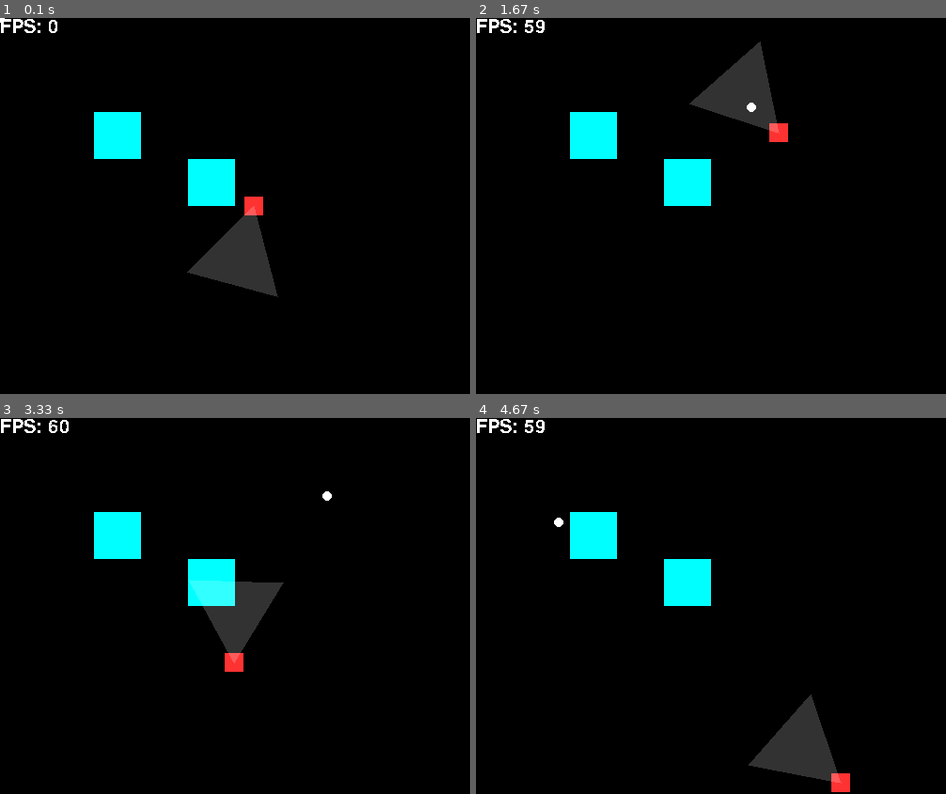
Above: before the commit, frames 1-4 (two rows, left to right).
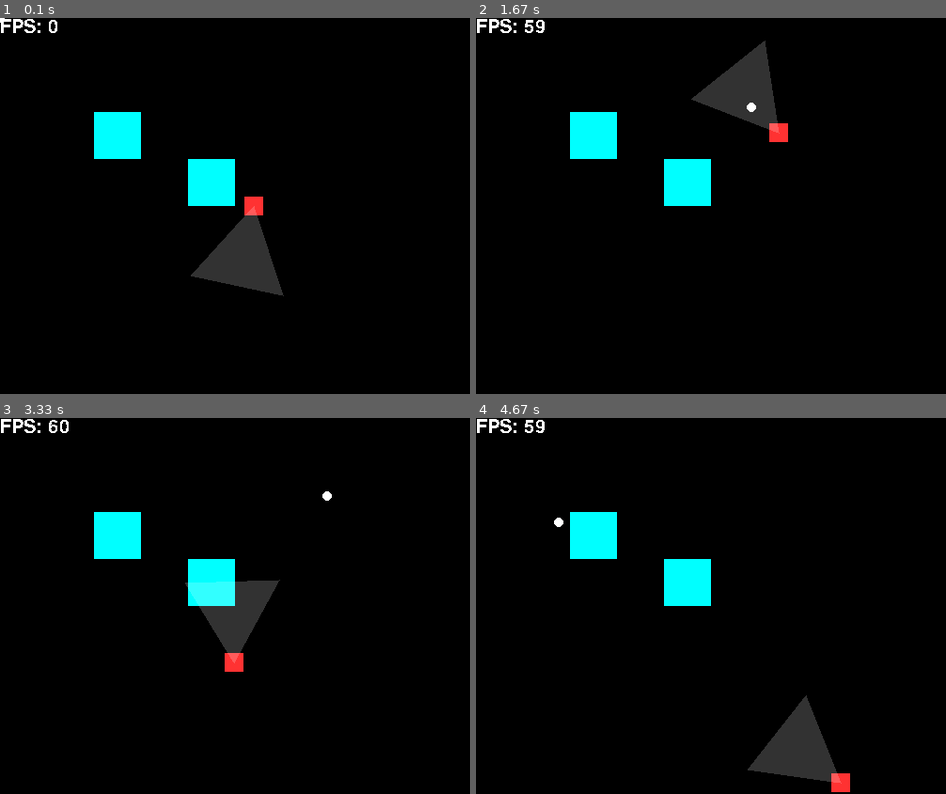
Above: after the commit, the same moments.

Repository: slalomsquid/2DShooter
Game: pygame game, started from main.py
Two runs of this game, one before a commit and one after it. Both use one fixed random seed, a clock stepped at 60 frames per second and the inputs below.
Inputs (mouse positions are in pixels of both pictures, inside the frame that each line leads up to):
- Up to frame 1 (0.1 s): no input
- Up to frame 2 (1.67 s): hold Right 0.33-0.8 s; move the mouse to (692, 221) at 0.37 s; hold Up 0.83-1.13 s; move the mouse to (753, 115) at 0.87 s; hold Right 1.17-1.63 s; move the mouse to (753, 108) at 1.2 s
- Up to frame 3 (3.33 s): hold Left 1.67-2.2 s; move the mouse to (126, 530) at 1.7 s; hold Down 2.23-2.53 s; move the mouse to (136, 545) at 2.27 s; hold Left 2.57-2.97 s; move the mouse to (75, 568) at 2.6 s; hold Up from 3 s (still down); move the mouse to (329, 496) at 3.03 s
- Up to frame 4 (4.67 s): release Up at 3.37 s; hold Right 3.4-4.03 s; move the mouse to (805, 583) at 3.43 s; hold Down 4.07-4.43 s; move the mouse to (598, 748) at 4.1 s; hold Left from 4.47 s (still down); move the mouse to (560, 523) at 4.5 s

The runs differ from the first frame. In frame 1, 0.3% of the frame differs, in the area x 39-61%, y 50-75%; in frame 2, 0.3%; in frame 3, 0.3%; in frame 4, 0.3%.

Commit message:
Added player move check and process func

Diff:
--- a/main.py
+++ b/main.py
@@ -42,6 +42,11 @@
 
         delta_time = clock.tick(FPS) / 1000.0
 
+        # Pre frame logic
+
+        old_x, old_y = player.x, player.y
+        player_moved = False
+
         # Event handling
 
         for event in pygame.event.get():
@@ -52,6 +57,7 @@
                 case pygame.MOUSEMOTION:
                     mouse_pos = event.pos
                     mouse_rel = event.rel
+                    player.handle_mouse(mouse_pos, mouse_rel, delta_time)
                 # case pygame.KEYDOWN:
                 #     if event.key in keybinds.exit:
                 #         running = False
@@ -87,28 +93,29 @@
         if any(keys[k] for k in keybinds.right):
             held_actions.append("right")
 
-        if "exit" in held_actions:
-            running = False
+        if held_actions:
+            if "exit" in held_actions:
+                running = False
 
-        old_x, old_y = player.x, player.y
 
-        player.handle_held(held_actions, delta_time)
+            player_moved = player.handle_held(held_actions, delta_time)
 
-        player.handle_mouse(mouse_pos, mouse_rel, delta_time)
+        # Frame process logic
 
         # Move collision from individual classes
         for block in blocks:
-            if player.x + player.size_x//2 > block.x and player.x - player.size_x//2 < block.x + block.size_x and player.y + player.size_y//2 > block.y and player.y - player.size_y//2 < block.y + block.size_y:
-                player.x, player.y = old_x, old_y
-                break
-
-        # Frame process logic
+            if player_moved:
+                if player.x + player.size_x//2 > block.x and player.x - player.size_x//2 < block.x + block.size_x and player.y + player.size_y//2 > block.y and player.y - player.size_y//2 < block.y + block.size_y:
+                    player.x, player.y = old_x, old_y
+                    break
 
         view_left = player.rotation - 30
         view_right = player.rotation + 30
 
         view_left_direction = angle_to_vector(view_left)
         view_right_direction = angle_to_vector(view_right)
+
+        player.process(mouse_pos, mouse_rel, delta_time)
 
         # Render logic
 
--- a/player.py
+++ b/player.py
@@ -18,21 +18,33 @@
         self.view_distance = 100
 
     def handle_held(self, keys, delta_time):
+        changed = False
         if "up" in keys:
             # Multiply by dt to make 10 px / s
             # player.y -= player.speed * delta_time
             self.x, self.y = move_at_angle(np.array([self.x, self.y]), self.rotation, self.speed * delta_time)
+            changed = True
         if "down" in keys:
             # self.y += self.speed * delta_time
             self.x, self.y = move_at_angle(np.array([self.x, self.y]), self.rotation + 180, self.speed * delta_time)
+            changed = True
         if "left" in keys:
             # self.x -= self.speed * delta_time
             self.x, self.y = move_at_angle(np.array([self.x, self.y]), self.rotation - 90, self.speed * delta_time)
+            changed = True
         if "right" in keys:
             # self.x += self.speed * delta_time
             self.x, self.y = move_at_angle(np.array([self.x, self.y]), self.rotation + 90, self.speed * delta_time)
+            changed = True
+        return changed
 
     def handle_mouse(self, mouse_pos, mouse_rel, delta_time):
+        pass
+        # self.target_rotation = vector_to_angle(np.array(mouse_pos) - np.array([self.x, self.y]))
+        # self.rotation = move_towards_angle(self.rotation, self.target_rotation, self.max_rotation_speed * delta_time)
+        # # self.rotation = lerp_angle(self.rotation, self.target_rotation, delta_time*2)
+
+    def process(self, mouse_pos, mouse_rel, delta_time):
         self.target_rotation = vector_to_angle(np.array(mouse_pos) - np.array([self.x, self.y]))
         self.rotation = move_towards_angle(self.rotation, self.target_rotation, self.max_rotation_speed * delta_time)
         # self.rotation = lerp_angle(self.rotation, self.target_rotation, delta_time*2)
